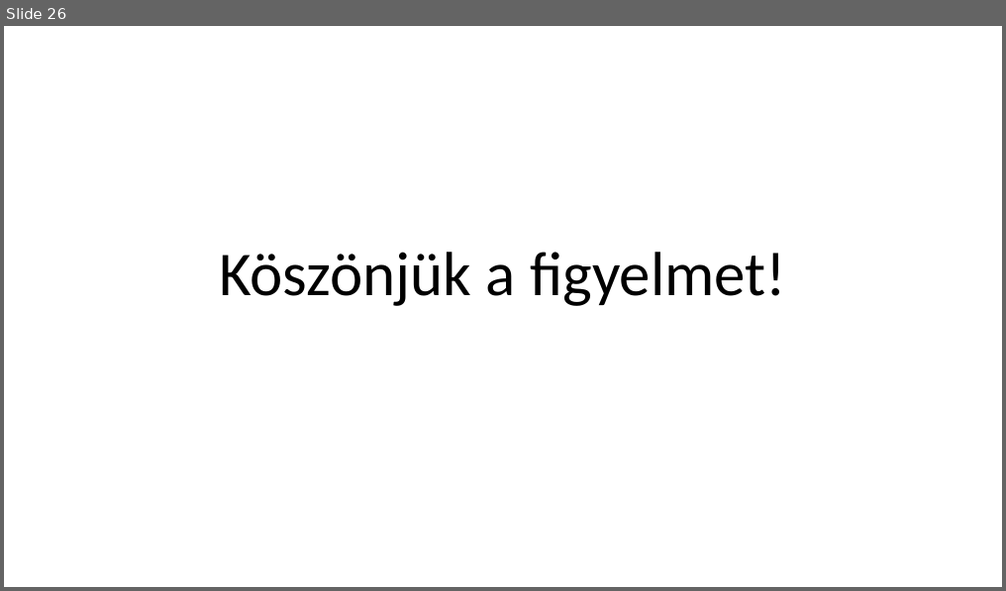
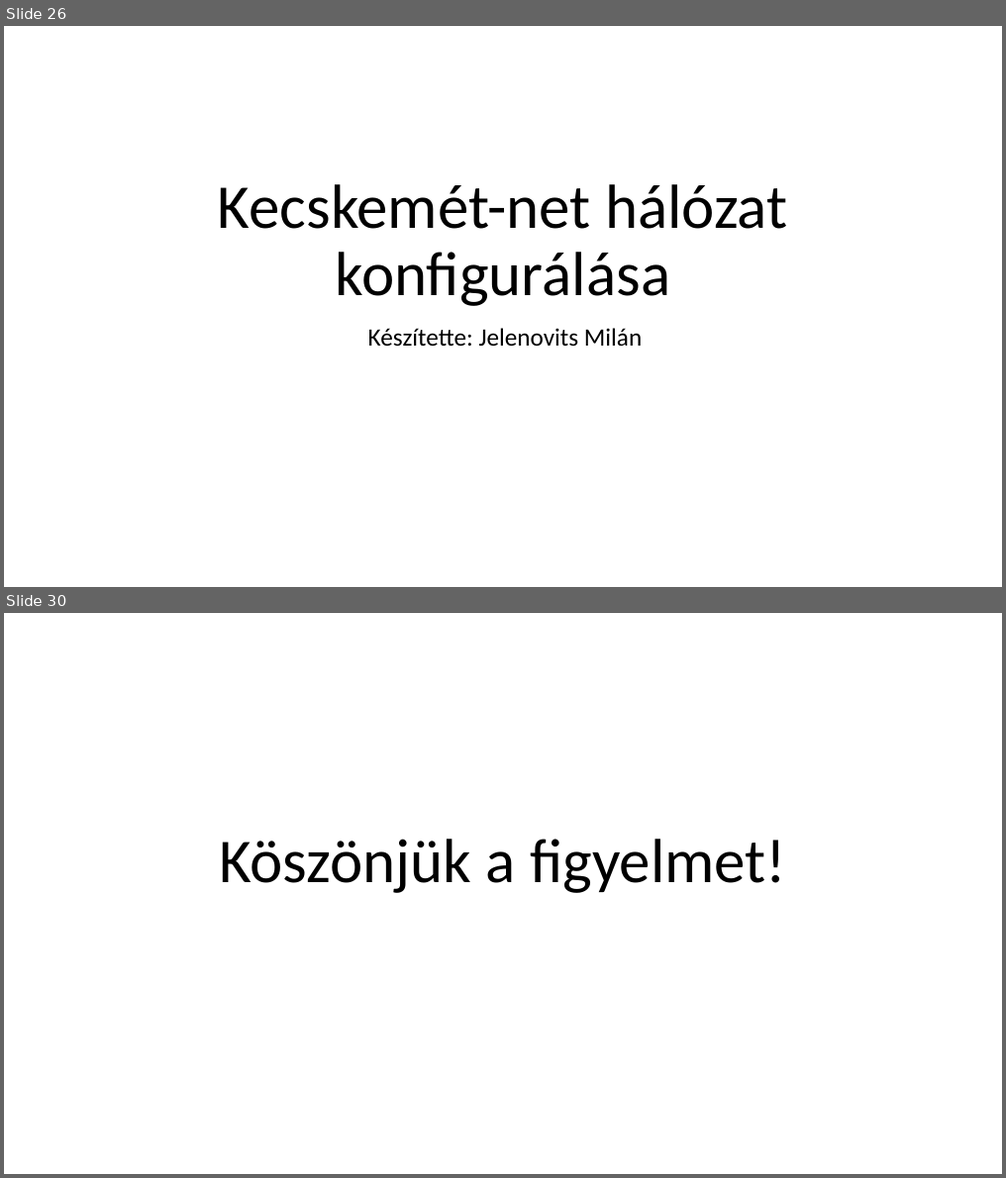
Before and after one commit to I-Izumi/School-project-network, a slide deck: Prezentációk/School_projects_ppt.pptx. Shown one above the other, each under a label of ours: slide 26 before the commit, slides 26 and 30 after it; the slides between them are not shown. The pictures are 1006x591 and 1006x1178 pixels, drawn with LibreOffice and Linux fonts; fonts in the diff are those of the drawing. Boxes give left, top, right and bottom in pixels: in the first picture for what was removed or moved away, otherwise in the second. Text is boxed around its words. In the diff, an @@ line names an element or a change of style, - is before the commit and + after.

```diff
--- a/Prezentációk/School_projects_ppt.pptx
+++ b/Prezentációk/School_projects_ppt.pptx
@@ slide 26 added at <box>4,26,1002,587</box>, background #FFFFFF @@
@@ title added at <box>218,184,788,306</box>, 60 pt, text #000000 @@
+Kecskemét-net hálózat konfigurálása
@@ subtitle added at <box>368,328,642,347</box>, 24 pt, text #000000 @@
+Készítette: Jelenovits Milán
@@ what was slide 26 is now slide 30 @@
```
Also in this commit, not shown: 3 other slides added, 1 other file.
